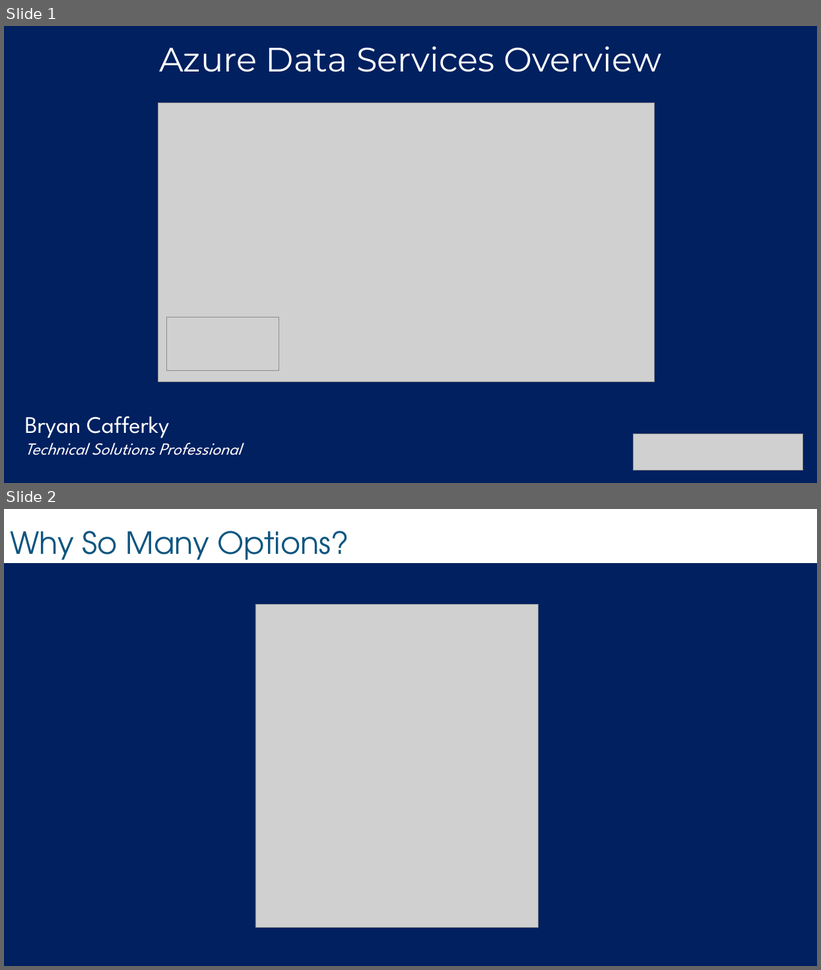
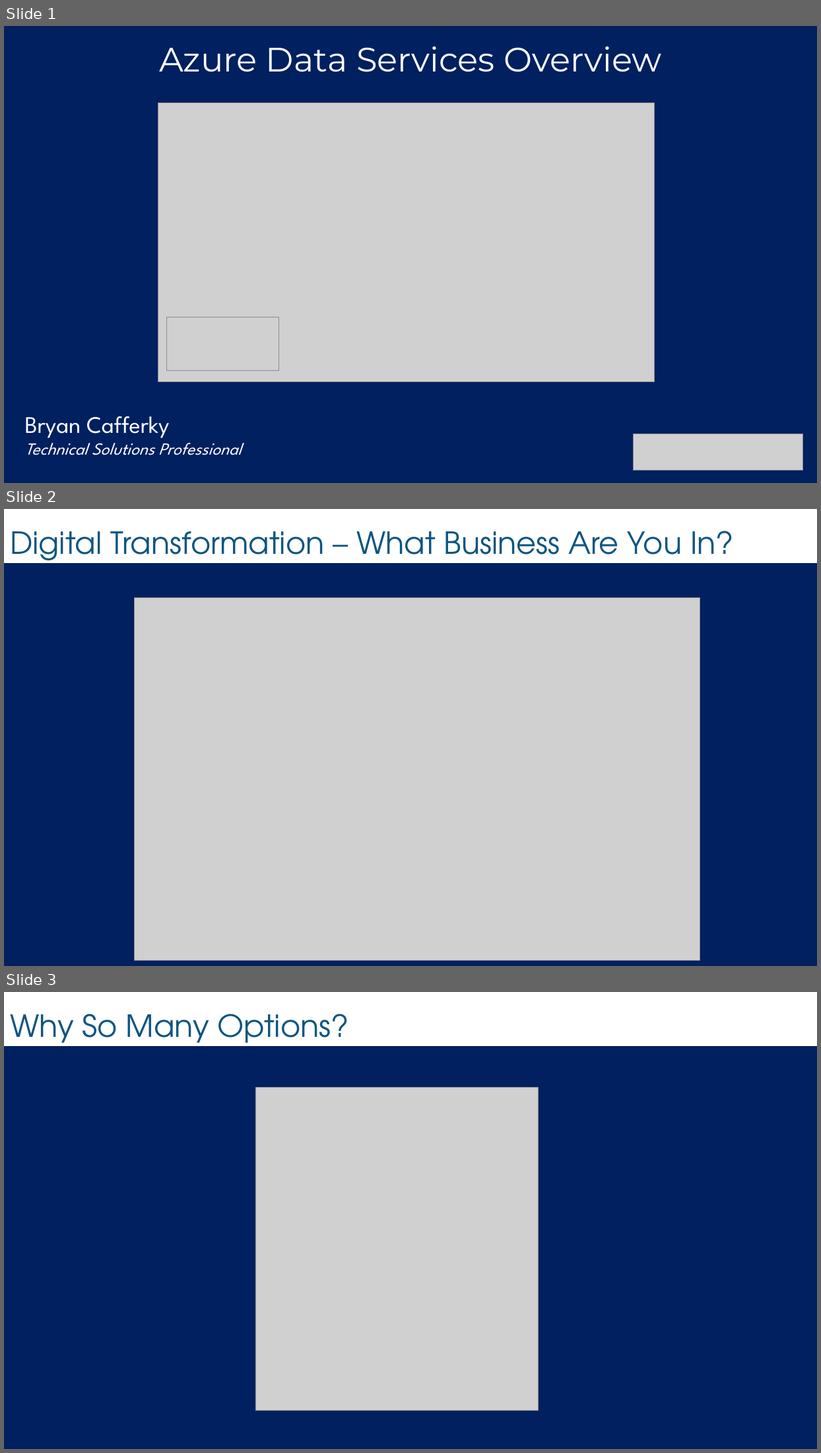
Before and after one commit to bcafferky/shared, a slide deck: AzureDSOverview/AzureDSOverview.pptx. Shown one above the other, each under a label of ours: slides 1 and 2 before the commit, slides 1, 2 and 3 after it. The pictures are 821x970 and 821x1453 pixels, drawn with LibreOffice and Linux fonts; fonts in the diff are those of the drawing; grey boxes stand for pictures; background and template pictures are left out. Boxes give left, top, right and bottom in pixels: in the first picture for what was removed or moved away, otherwise in the second. Text is boxed around its words. In the diff, an @@ line names an element or a change of style, - is before the commit and + after.

```diff
--- a/AzureDSOverview/AzureDSOverview.pptx
+++ b/AzureDSOverview/AzureDSOverview.pptx
@@ slide 2 added at [4, 509, 817, 966], background #FFFFFF; not listed: 1 template element that a slide beside it also shows @@
@@ title added at [10, 531, 734, 568], 36 pt, text #0E5580 @@
+Digital Transformation – What Business Are You In?
@@ picture added at [135, 598, 700, 961] @@
@@ what was slide 2 is now slide 3 @@
```
Also in this commit, not shown: 3 slides changed, 10 other slides added, 1 slide removed, 26 other files.
